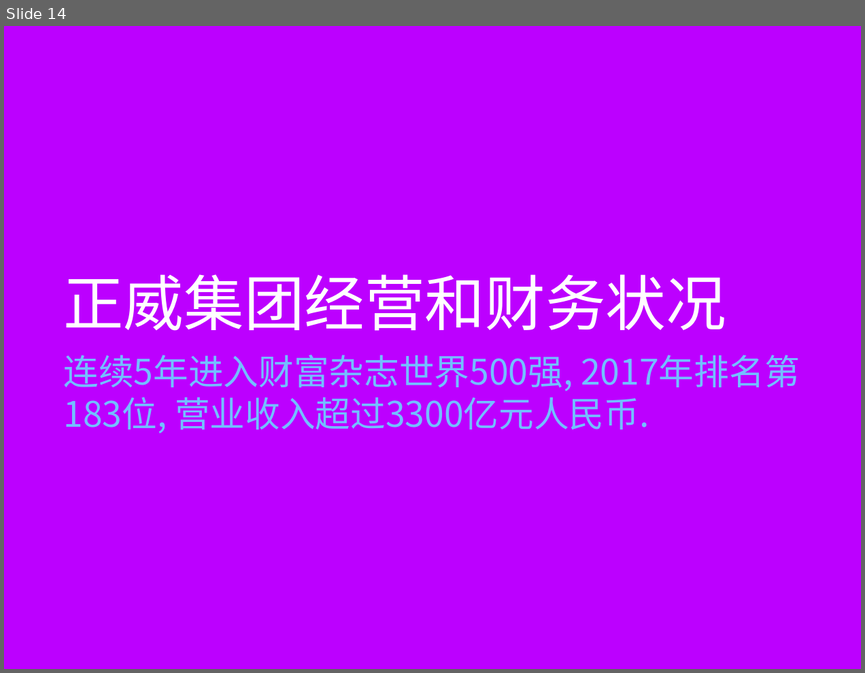
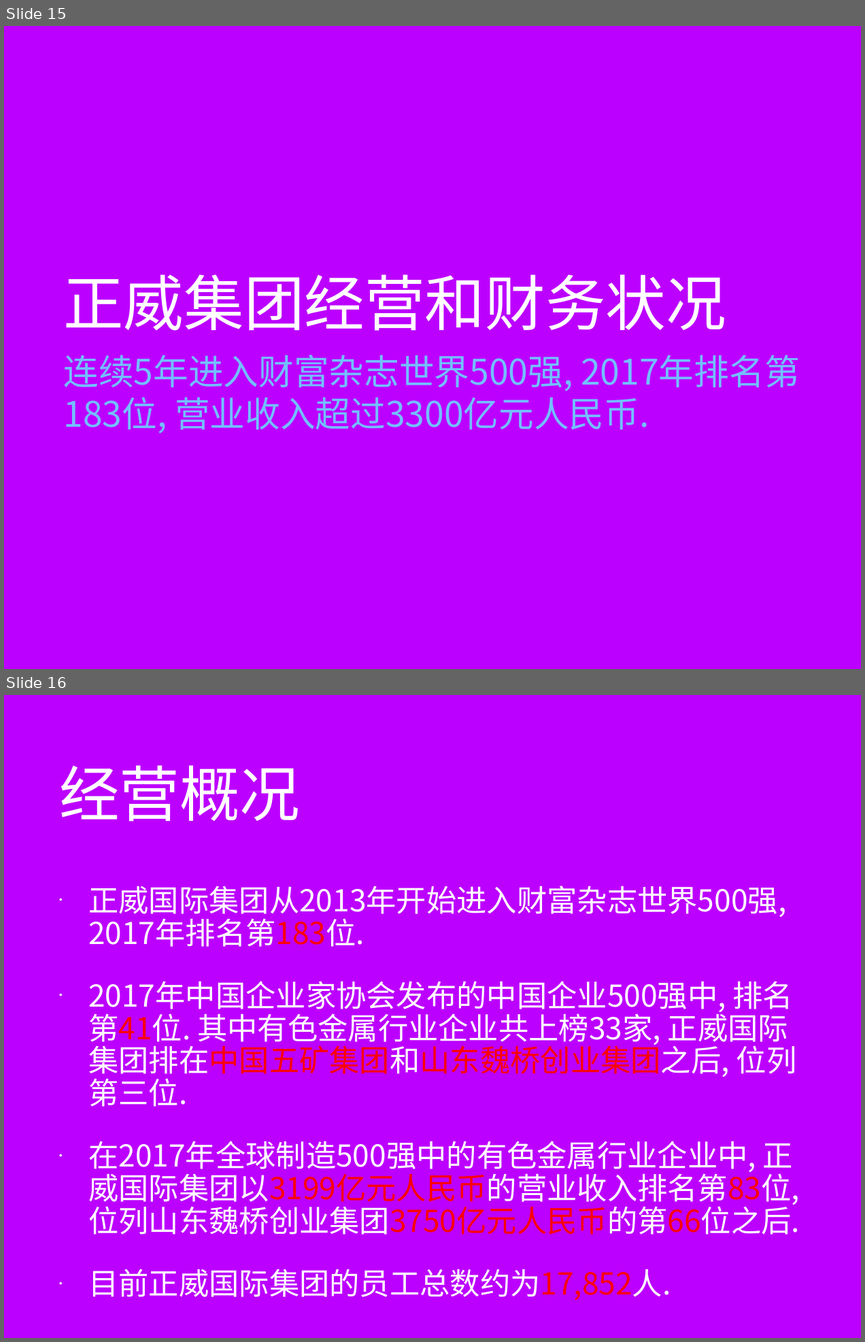
Before and after one commit to minibear0523/AmerGroup, a slide deck: 正威国际集团V1.0.pptx. Shown one above the other, each under a label of ours: slide 14 before the commit, slides 15 and 16 after it. The pictures are 865x673 and 865x1342 pixels, drawn with LibreOffice and Linux fonts; fonts in the diff are those of the drawing; background and template pictures are left out. Boxes give left, top, right and bottom in pixels: in the first picture for what was removed or moved away, otherwise in the second. Text is boxed around its words. In the diff, an @@ line names an element or a change of style, - is before the commit and + after.

```diff
--- a/正威国际集团V1.0.pptx
+++ b/正威国际集团V1.0.pptx
@@ slide 16 added at bbox=[4, 695, 861, 1338], background picture (left out) @@
@@ title added at bbox=[59, 765, 300, 821], 72 pt, text #FFFFFF @@
+经营概况
@@ text added at bbox=[88, 885, 800, 1300], 36 pt, text #FFFFFF @@
+• 正威国际集团从2013年开始进入财富杂志世界500强, 2017年排名第183位.
+• 2017年中国企业家协会发布的中国企业500强中, 排名第41位. 其中有色金属行业企业共上榜33家, 正威国际集团排在中国五矿集团和山东魏桥创业集团之后, 位列第三位.
+• 在2017年全球制造500强中的有色金属行业企业中, 正威国际集团以3199亿元人民币的营业收入排名第83位, 位列山东魏桥创业集团3750亿元人民币的第66位之后.
+• 目前正威国际集团的员工总数约为17,852人.
@@ what was slide 14 is now slide 15 @@
```
Also in this commit, not shown: 9 slides changed, 8 other slides added, 2 other files.
